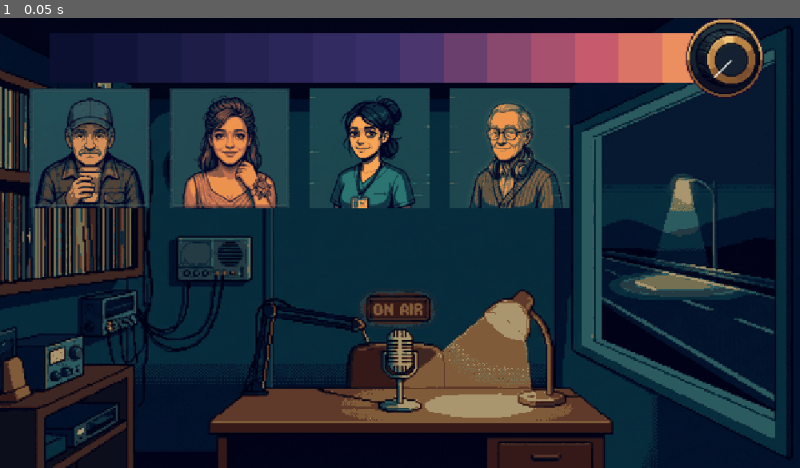
Above: before the commit, frame 1.
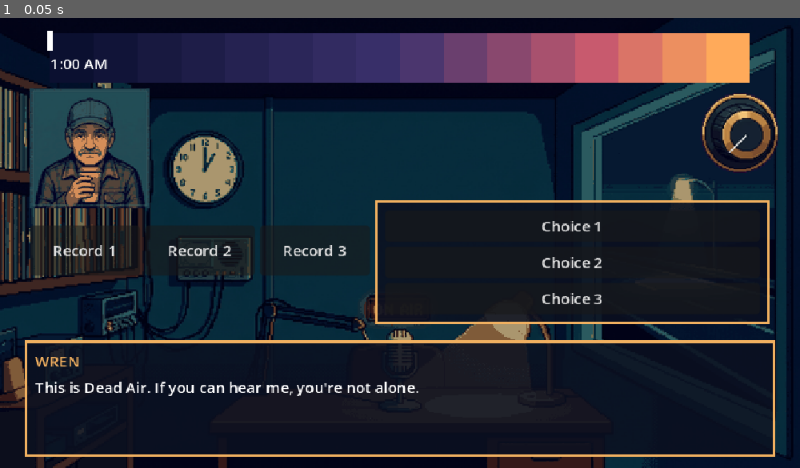
Above: after the commit, the same moment.

Repository: khalad007/DeadAir
Game: Godot game, scene res://scenes/main.tscn
The game is run twice, just before and just after one commit, with the same random seed, the same clock (stepped at 60 frames per second) and the same inputs.
Inputs:
- Up to frame 1 (0.05 s): no input

The runs differ from the first frame. In frame 1, 35% of the frame differs, in the area x 3-98%, y 0-98%.

Commit message:
step 3: main scene layout, UI nodes, theme, test script

Diff:
--- /dev/null
+++ b/scenes/data/main_theme.tres
@@ -0,0 +1,4 @@
+[gd_resource type="Theme" format=3 uid="uid://ch2bqqj4dmt4c"]
+
+[resource]
+default_font_size = 12
--- /dev/null
+++ b/scenes/data/panel_style.tres
@@ -0,0 +1,13 @@
+[gd_resource type="StyleBoxFlat" format=3 uid="uid://b4xp380s102ev"]
+
+[resource]
+content_margin_left = 8.0
+content_margin_top = 8.0
+content_margin_right = 8.0
+content_margin_bottom = 8.0
+bg_color = Color(0.043137256, 0.0627451, 0.1254902, 0.8666667)
+border_width_left = 2
+border_width_top = 2
+border_width_right = 2
+border_width_bottom = 2
+border_color = Color(0.9411765, 0.6901961, 0.3764706, 1)
--- a/scenes/main.tscn
+++ b/scenes/main.tscn
@@ -1,12 +1,12 @@
 [gd_scene format=3 uid="uid://dxbkyl8158fxc"]
 
 [ext_resource type="Texture2D" uid="uid://ces1o56r4ro45" path="res://art/booth_bg.png" id="1_o6xl0"]
+[ext_resource type="Theme" uid="uid://ch2bqqj4dmt4c" path="res://scenes/data/main_theme.tres" id="1_tefeu"]
+[ext_resource type="Script" uid="uid://hy61ul1c2rd" path="res://scripts/main.gd" id="2_o6xl0"]
 [ext_resource type="Texture2D" uid="uid://dqjnroncxhvw7" path="res://art/sunrise_strip.png" id="2_tipki"]
 [ext_resource type="Texture2D" uid="uid://cdunbcio6s8xt" path="res://art/knob.png" id="3_85g3d"]
 [ext_resource type="Texture2D" uid="uid://6pc5ir4765k" path="res://art/caller_harold.png" id="4_choun"]
-[ext_resource type="Texture2D" uid="uid://dpjxclqmoy5l" path="res://art/caller_dessa.png" id="5_ya4ey"]
-[ext_resource type="Texture2D" uid="uid://dqeo53qx0r7ba" path="res://art/caller_ines.png" id="6_eb6dy"]
-[ext_resource type="Texture2D" uid="uid://bmke4tw5smxc4" path="res://art/caller_alder.png" id="7_trceg"]
+[ext_resource type="StyleBox" uid="uid://b4xp380s102ev" path="res://scenes/data/panel_style.tres" id="6_o6xl0"]
 
 [node name="Main" type="Control" unique_id=643897897]
 layout_mode = 3
@@ -15,6 +15,8 @@
 anchor_bottom = 1.0
 grow_horizontal = 2
 grow_vertical = 2
+theme = ExtResource("1_tefeu")
+script = ExtResource("2_o6xl0")
 
 [node name="Background" type="TextureRect" parent="." unique_id=66593028]
 layout_mode = 1
@@ -23,6 +25,7 @@
 anchor_bottom = 1.0
 grow_horizontal = 2
 grow_vertical = 2
+mouse_filter = 2
 texture = ExtResource("1_o6xl0")
 expand_mode = 1
 
@@ -32,43 +35,119 @@
 offset_top = 12.0
 offset_right = 600.0
 offset_bottom = 52.0
+mouse_filter = 2
 texture = ExtResource("2_tipki")
 
 [node name="Knob" type="TextureRect" parent="." unique_id=316991019]
+unique_name_in_owner = true
 layout_mode = 0
-offset_left = 548.0
-offset_right = 612.0
-offset_bottom = 64.0
+offset_left = 560.0
+offset_top = 60.0
+offset_right = 624.0
+offset_bottom = 124.0
+pivot_offset = Vector2(32, 32)
+mouse_filter = 0
 texture = ExtResource("3_85g3d")
 
-[node name="Portrait_Harold" type="TextureRect" parent="." unique_id=1400085542]
+[node name="CallerPortrait" type="TextureRect" parent="." unique_id=1400085542]
+unique_name_in_owner = true
 layout_mode = 0
 offset_left = 24.0
 offset_top = 56.0
 offset_right = 120.0
 offset_bottom = 152.0
+mouse_filter = 2
 texture = ExtResource("4_choun")
 
-[node name="Portrait_Dessa" type="TextureRect" parent="." unique_id=447834832]
+[node name="SunMarker" type="ColorRect" parent="." unique_id=2027307513]
+unique_name_in_owner = true
 layout_mode = 0
-offset_left = 136.0
-offset_top = 56.0
-offset_right = 232.0
-offset_bottom = 152.0
-texture = ExtResource("5_ya4ey")
+offset_left = 38.0
+offset_top = 10.0
+offset_right = 42.0
+offset_bottom = 26.0
 
-[node name="Portrait_Ines" type="TextureRect" parent="." unique_id=1773390301]
+[node name="ClockLabel" type="Label" parent="." unique_id=1260181968]
+unique_name_in_owner = true
 layout_mode = 0
-offset_left = 248.0
-offset_top = 56.0
-offset_right = 344.0
-offset_bottom = 152.0
-texture = ExtResource("6_eb6dy")
+offset_left = 40.0
+offset_top = 28.0
+offset_right = 102.0
+offset_bottom = 51.0
+text = "1:00 AM"
 
-[node name="Portrait_Alder" type="TextureRect" parent="." unique_id=1900124892]
+[node name="ChoicesPanel" type="PanelContainer" parent="." unique_id=774852289]
+unique_name_in_owner = true
 layout_mode = 0
-offset_left = 360.0
-offset_top = 56.0
-offset_right = 456.0
-offset_bottom = 152.0
-texture = ExtResource("7_trceg")
+offset_left = 300.0
+offset_top = 146.0
+offset_right = 340.0
+offset_bottom = 186.0
+theme_override_styles/panel = ExtResource("6_o6xl0")
+
+[node name="ChoicesBox" type="VBoxContainer" parent="ChoicesPanel" unique_id=573013881]
+unique_name_in_owner = true
+layout_mode = 2
+
+[node name="Choice1" type="Button" parent="ChoicesPanel/ChoicesBox" unique_id=1954593826]
+custom_minimum_size = Vector2(300, 22)
+layout_mode = 2
+text = "Choice 1"
+
+[node name="Choice2" type="Button" parent="ChoicesPanel/ChoicesBox" unique_id=1784774851]
+custom_minimum_size = Vector2(300, 22)
+layout_mode = 2
+text = "Choice 2"
+
+[node name="Choice3" type="Button" parent="ChoicesPanel/ChoicesBox" unique_id=1810781102]
+custom_minimum_size = Vector2(300, 22)
+layout_mode = 2
+text = "Choice 3"
+
+[node name="RecordShelf" type="HBoxContainer" parent="." unique_id=909065429]
+unique_name_in_owner = true
+visible = false
+layout_mode = 0
+offset_left = 24.0
+offset_top = 166.0
+offset_right = 64.0
+offset_bottom = 206.0
+
+[node name="Record1" type="Button" parent="RecordShelf" unique_id=333231696]
+custom_minimum_size = Vector2(88, 22)
+layout_mode = 2
+text = "Record 1"
+
+[node name="Record2" type="Button" parent="RecordShelf" unique_id=50143808]
+custom_minimum_size = Vector2(88, 22)
+layout_mode = 2
+text = "Record 2"
+
+[node name="Record3" type="Button" parent="RecordShelf" unique_id=561773738]
+custom_minimum_size = Vector2(88, 22)
+layout_mode = 2
+text = "Record 3"
+
+[node name="DialoguePanel" type="PanelContainer" parent="." unique_id=1704429026]
+layout_mode = 0
+offset_left = 20.0
+offset_top = 258.0
+offset_right = 620.0
+offset_bottom = 350.0
+theme_override_styles/panel = ExtResource("6_o6xl0")
+
+[node name="DialogueBox" type="VBoxContainer" parent="DialoguePanel" unique_id=1830647677]
+layout_mode = 2
+
+[node name="SpeakerLabel" type="Label" parent="DialoguePanel/DialogueBox" unique_id=223018243]
+unique_name_in_owner = true
+layout_mode = 2
+theme_override_colors/font_color = Color(0.9411765, 0.6901961, 0.3764706, 1)
+text = "WREN"
+
+[node name="DialogueText" type="RichTextLabel" parent="DialoguePanel/DialogueBox" unique_id=1026333733]
+unique_name_in_owner = true
+custom_minimum_size = Vector2(584, 56)
+layout_mode = 2
+bbcode_enabled = true
+scroll_active = false
--- /dev/null
+++ b/scripts/main.gd
@@ -0,0 +1,9 @@
+extends Control
+
+func _ready() -> void:
+	%SpeakerLabel.text = "WREN"
+	%DialogueText.text = "This is Dead Air. If you can hear me, you're not alone."
+	%ClockLabel.text = "1:00 AM"
+	%ChoicesPanel.visible = true
+	%RecordShelf.visible = true  # temporary, only for this layout test
+	print("Main ready, all nodes found")
Not shown, added: scripts/main.gd.uid
